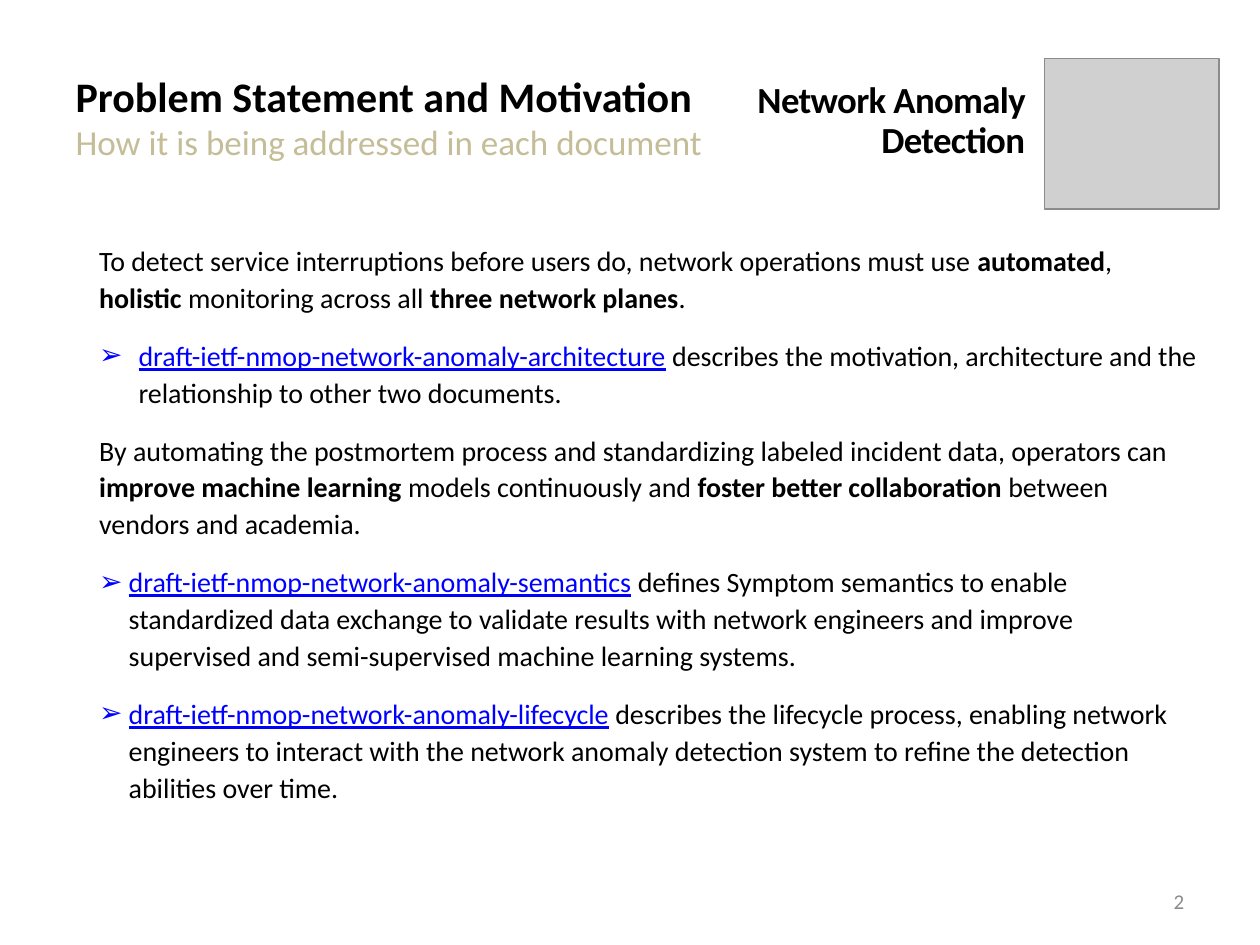
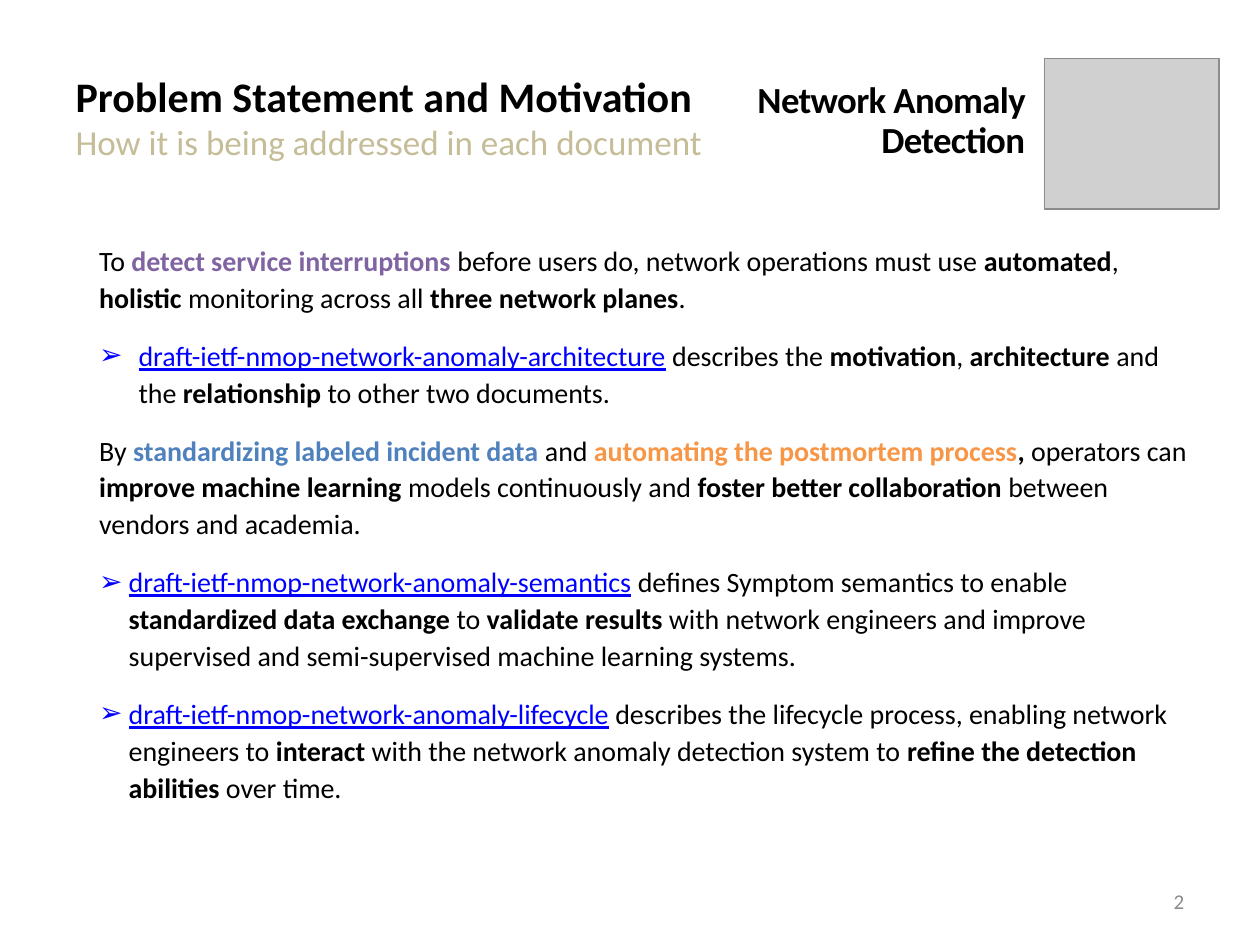
Before and after one commit to network-analytics/ietf-network-analytics-document-status, a slide deck: slide 2 of 125/NMOP/draft-ietf-nmop-network-anomaly-architecture-semantics-lifecycle.pptx. Drawn at 1260x945 pixels with LibreOffice and Linux fonts; fonts in the diff are those of the drawing; grey boxes stand for pictures. Boxes give left, top, right and bottom in pixels: in the first picture for what was removed or moved away, otherwise in the second. Text is boxed around its words. In the diff, an @@ line names an element or a change of style, - is before the commit and + after.

Commit message:
update anomaly detection slides: bullet points, update date, etc

```diff
--- a/125/NMOP/draft-ietf-nmop-network-anomaly-architecture-semantics-lifecycle.pptx
+++ b/125/NMOP/draft-ietf-nmop-network-anomaly-architecture-semantics-lifecycle.pptx
@@ text at (99, 251, 1167, 799): text colour #000000 to #8064A2 in "detect service interruptions"; bold on in "detect service interruptions", "motivation, architecture relationship", "standardized data exchange validate results", "interact refine the detection abilities" @@
@@ text at (99, 441, 1187, 535): text changed; bold on @@
-By automating the postmortem process and standardizing labeled incident data, operators can improve machine learning models continuously and foster better collaboration between vendors and academia.
+By standardizing labeled incident data and automating the postmortem process, operators can improve machine learning models continuously and foster better collaboration between vendors and academia.
```
Also in this commit, not shown: 14 other slides changed, 1 other file.
